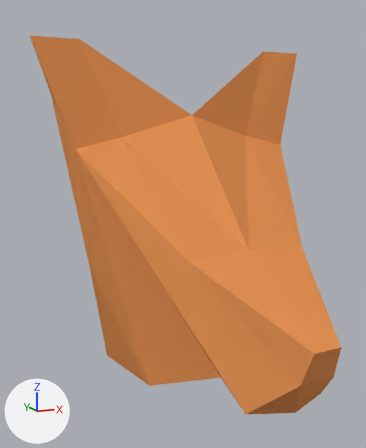
Before and after pictures for a commit that changed the Blender file assets/fox.blend.
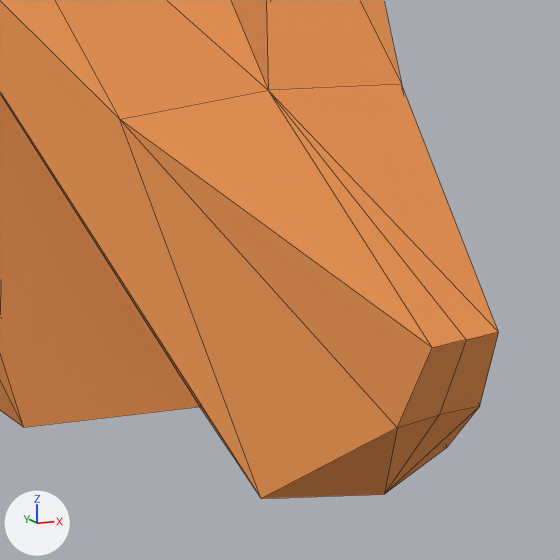
Each version appears first whole from a camera (50 mm lens) standing at (-1.595, -4.179, 1.147) and looking at (-0.117, -0.968, 0.438), and next in a close-up on the part from 38% to 100% of the width and 48% to 98% of the height. The lights are fixed; the arrows at lower left show +X, +Y and +Z. The close-ups show mesh edges as thin lines.
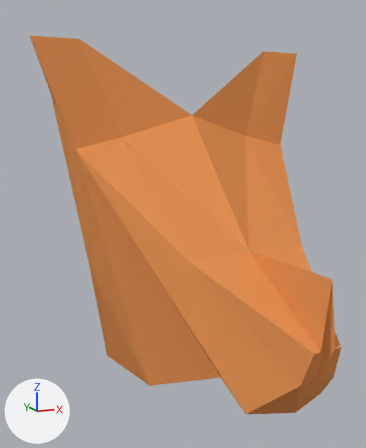
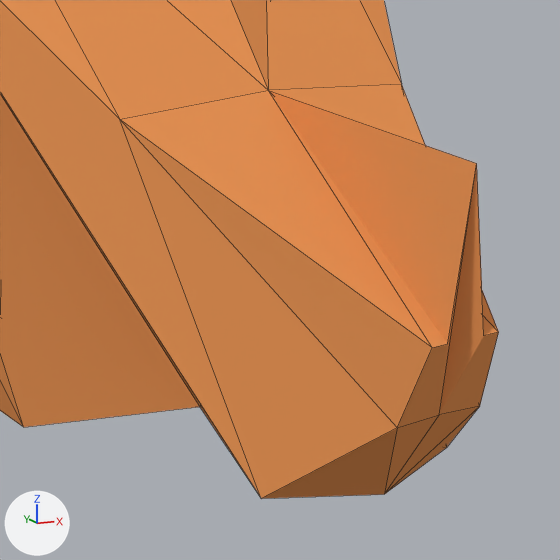
Pixel boxes (x1, y1, x2, y2) of what changed, in the close-ups (560 x 560 px; the box of a moved part takes in the faces that stretch with it):
part 1 of me_cube, moved or reshaped: (269, 91, 499, 428) in both

The change, as a list of edits to the scene's bpy script:
```text
Change me_cube:
    where me_cube.from_pydata(...)  # 42 vertices, 58 faces; spans x -0.31..2.39, y -1.05..1.05, z -1.0..1.69
    used by ob_cube; location = (0.0, 0.0, 0.0); rotation_euler = (0.0, 0.0, 4.712), in degrees (0, 0, 270)
    me_cube part 1
    me_cube.vertices[9].co: (2.39, 0.0, 0.06) -> (2.39, 0.0, 0.42)  # pixel (466, 339) -> pixel (476, 163)
    me_cube.vertices[30].co: (2.39, 0.0, 0.06) -> (2.39, 0.0, 0.42)  # pixel (466, 339) -> pixel (476, 163)
```
